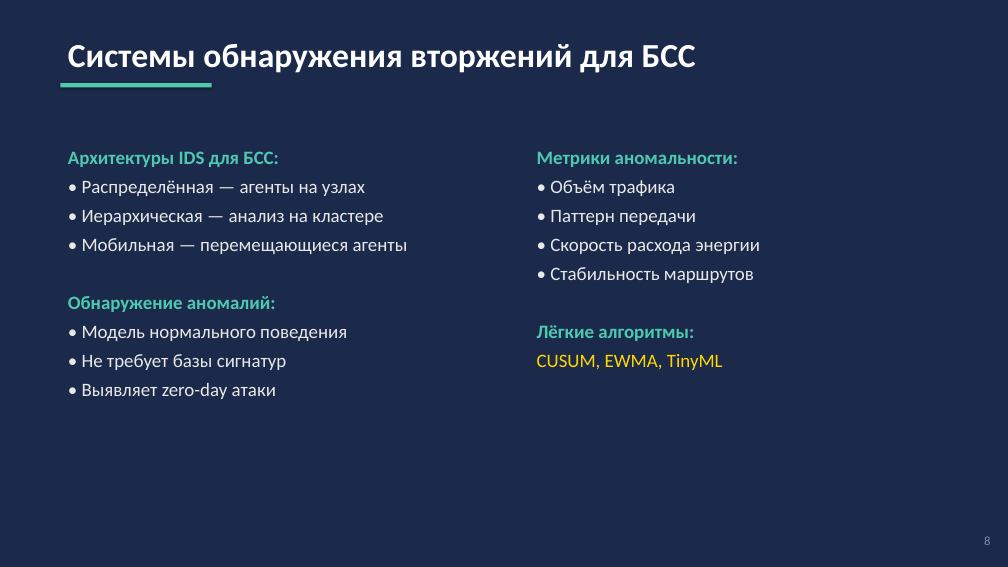
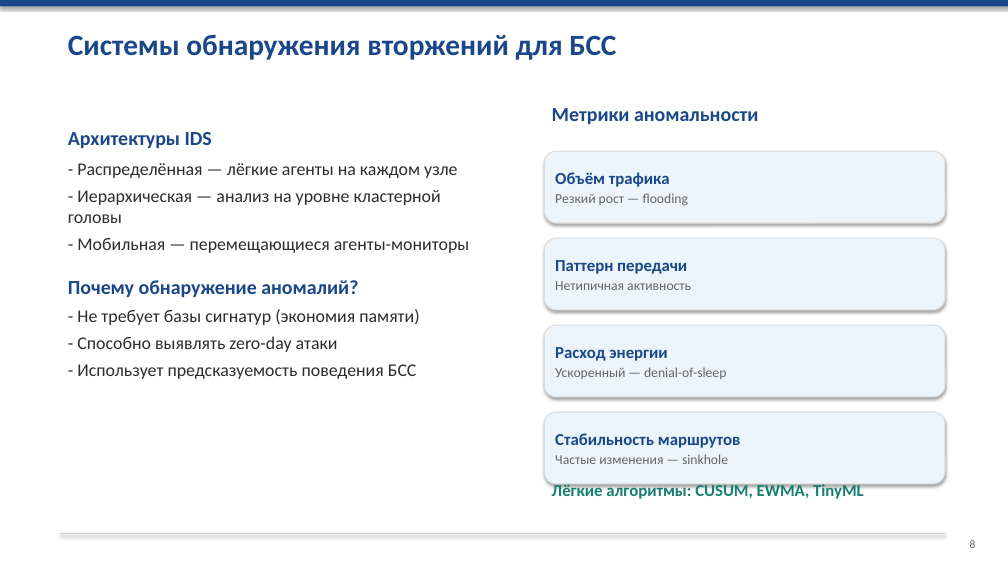
Before and after one commit to chloryyy/CourseWork, a slide deck: slide 8 of Презентация_защита_курсовой.pptx. Drawn at 1008x567 pixels with LibreOffice and Linux fonts; fonts in the diff are those of the drawing. Boxes give left, top, right and bottom in pixels: in the first picture for what was removed or moved away, otherwise in the second. Text is boxed around its words. In the diff, an @@ line names an element or a change of style, - is before the commit and + after.

```diff
--- a/Презентация_защита_курсовой.pptx
+++ b/Презентация_защита_курсовой.pptx
@@ background #1B2A4A to #FFFFFF @@
@@ rectangle added at (x1=0, y1=0, x2=1008, y2=6), fill #1A478A @@
@@ text "Системы обнаружения вторжений для БСС" moved from (x1=68, y1=44, x2=696, y2=73) to (x1=68, y1=34, x2=616, y2=60) @@
@@ text "Системы обнаружения вторжений для БСС" at (x1=68, y1=34, x2=616, y2=60): size 32 to 28 pt, text colour #FFFFFF to #1A478A @@
@@ rectangle removed at (x1=60, y1=83, x2=212, y2=88) @@
@@ text added at (x1=552, y1=108, x2=758, y2=124), 19 pt, text #1A478A, bold @@
+Метрики аномальности
@@ text at (x1=68, y1=132, x2=470, y2=379): text changed; size 18 to 17 pt; text colour #E8E8E8 to #2D2D2D @@
-Архитектуры IDS для БСС:
-• Распределённая — агенты на узлах
-• Иерархическая — анализ на кластере
-• Мобильная — перемещающиеся агенты
-Обнаружение аномалий:
-• Модель нормального поведения
-• Не требует базы сигнатур
-• Выявляет zero-day атаки
+Архитектуры IDS
+- Распределённая — лёгкие агенты на каждом узле
+- Иерархическая — анализ на уровне кластерной головы
+- Мобильная — перемещающиеся агенты-мониторы
+Почему обнаружение аномалий?
+- Не требует базы сигнатур (экономия памяти)
+- Способно выявлять zero-day атаки
+- Использует предсказуемость поведения БСС
@@ text removed at (x1=537, y1=151, x2=760, y2=370) @@
-Метрики аномальности:
-• Объём трафика
-• Паттерн передачи
-• Скорость расхода энергии
-• Стабильность маршрутов
-Лёгкие алгоритмы:
-CUSUM, EWMA, TinyML
@@ rounded rectangle added at (x1=544, y1=151, x2=945, y2=223), fill #EBF5FB, outline #DDDDDD 1 pt, 13 pt, text #666666 @@
+Объём трафика
+Резкий рост — flooding
@@ rounded rectangle added at (x1=544, y1=238, x2=945, y2=310), fill #EBF5FB, outline #DDDDDD 1 pt, 13 pt, text #666666 @@
+Паттерн передачи
+Нетипичная активность
@@ rounded rectangle added at (x1=544, y1=325, x2=945, y2=397), fill #EBF5FB, outline #DDDDDD 1 pt, 13 pt, text #666666 @@
+Расход энергии
+Ускоренный — denial-of-sleep
@@ rounded rectangle added at (x1=544, y1=412, x2=945, y2=484), fill #EBF5FB, outline #DDDDDD 1 pt, 13 pt, text #666666 @@
+Стабильность маршрутов
+Частые изменения — sinkhole
@@ text added at (x1=552, y1=484, x2=864, y2=501), 16 pt, text #167F72, bold @@
+Лёгкие алгоритмы: CUSUM, EWMA, TinyML
@@ rectangle added at (x1=60, y1=533, x2=945, y2=534), fill #CCCCCC @@
@@ text "8" moved from (x1=984, y1=536, x2=990, y2=545) to (x1=970, y1=540, x2=976, y2=548) @@
@@ text "8" at (x1=970, y1=540, x2=976, y2=548): size 12 to 11 pt, text colour #8888AA to #666666 @@
```
Also in this commit, not shown: 10 other slides changed, 1 other file.
